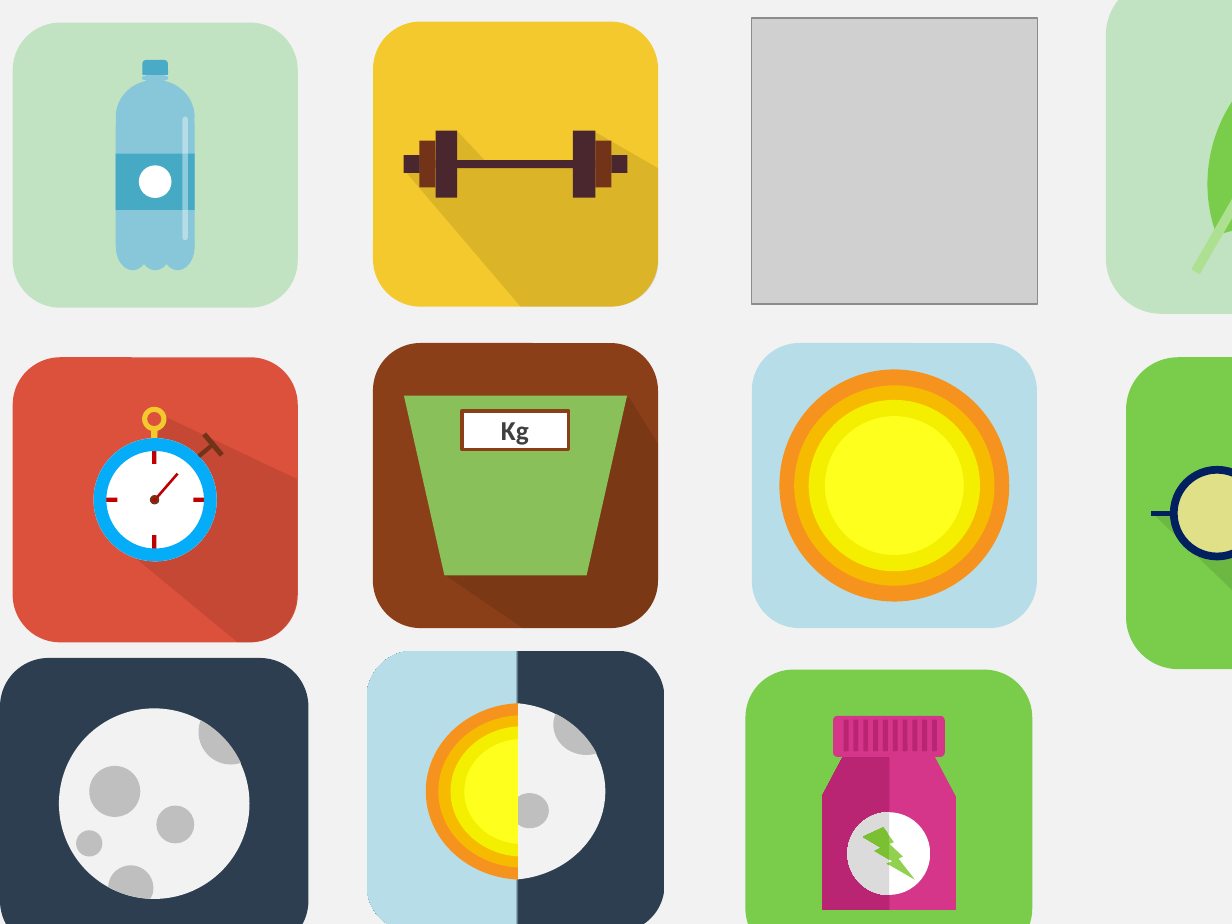
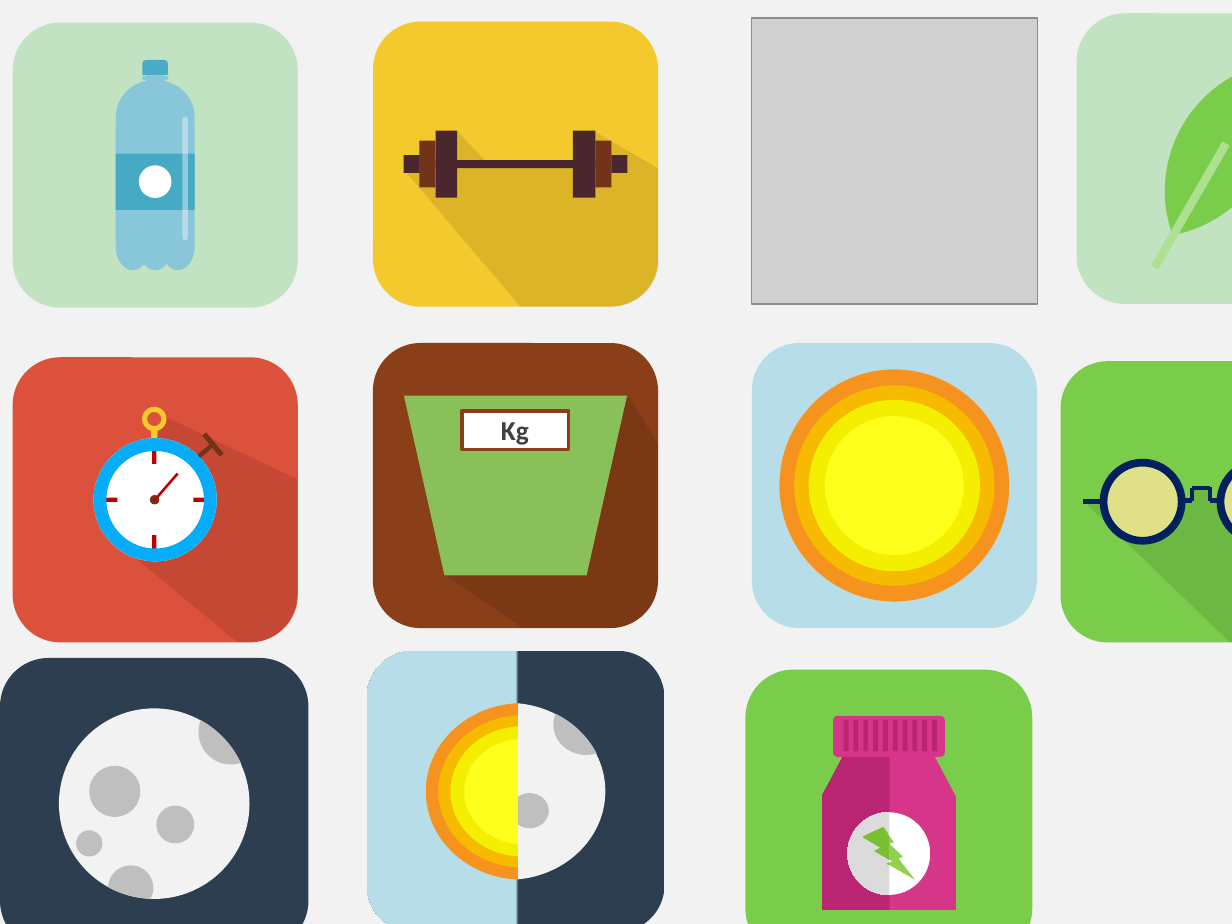
Before and after one commit to DudaElias/NewLife, a slide deck: slide 11 of design.pptx. Drawn at 1232x924 pixels with LibreOffice and Linux fonts; fonts in the diff are those of the drawing; grey boxes stand for pictures. Boxes give left, top, right and bottom in pixels: in the first picture for what was removed or moved away, otherwise in the second. Text is boxed around its words. In the diff, an @@ line names an element or a change of style, - is before the commit and + after.

```diff
--- a/design.pptx
+++ b/design.pptx
@@ chord (boxed as its full ellipse): place and size @@
-chord (boxed as its full ellipse) at (1012,0,1232,282)
+chord (boxed as its full ellipse) at (996,0,1232,277)
@@ rounded rectangle: place and size @@
-rounded rectangle at (1106,0,1232,313)
+rounded rectangle at (1077,14,1232,304)
@@ chord (boxed as its full ellipse): place and size @@
-chord (boxed as its full ellipse) at (1161,0,1232,368)
+chord (boxed as its full ellipse) at (1125,22,1232,352)
@@ rounded rectangle: place and size @@
-rounded rectangle at (1191,127,1232,275)
+rounded rectangle at (1151,142,1230,270)
@@ rounded rectangle: place and size @@
-rounded rectangle at (1126,357,1232,669)
+rounded rectangle at (1061,361,1232,642)
@@ ellipse: place and size @@
-ellipse at (1174,469,1232,556)
+ellipse at (1104,463,1181,541)
@@ line moved from (1151, 514) - (1174, 514) to (1083, 501) - (1104, 501) @@
@@ freeform shape: place and size @@
-freeform shape at (1152,498,1232,669)
+freeform shape at (1084,488,1232,642)
@@ group added at (1181,463,1232,541): 5 lines, 1 ellipse @@
```
Also in this commit, not shown: 1 other slide changed, 10 other files.
